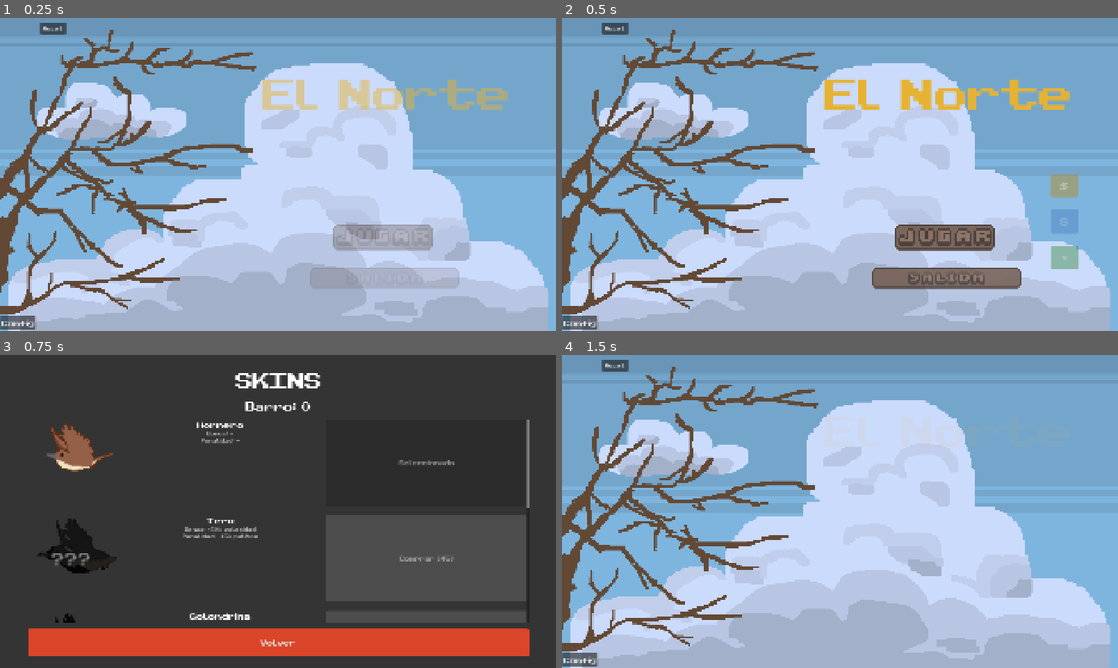
Above: before the commit, frames 1-4 (two rows, left to right).
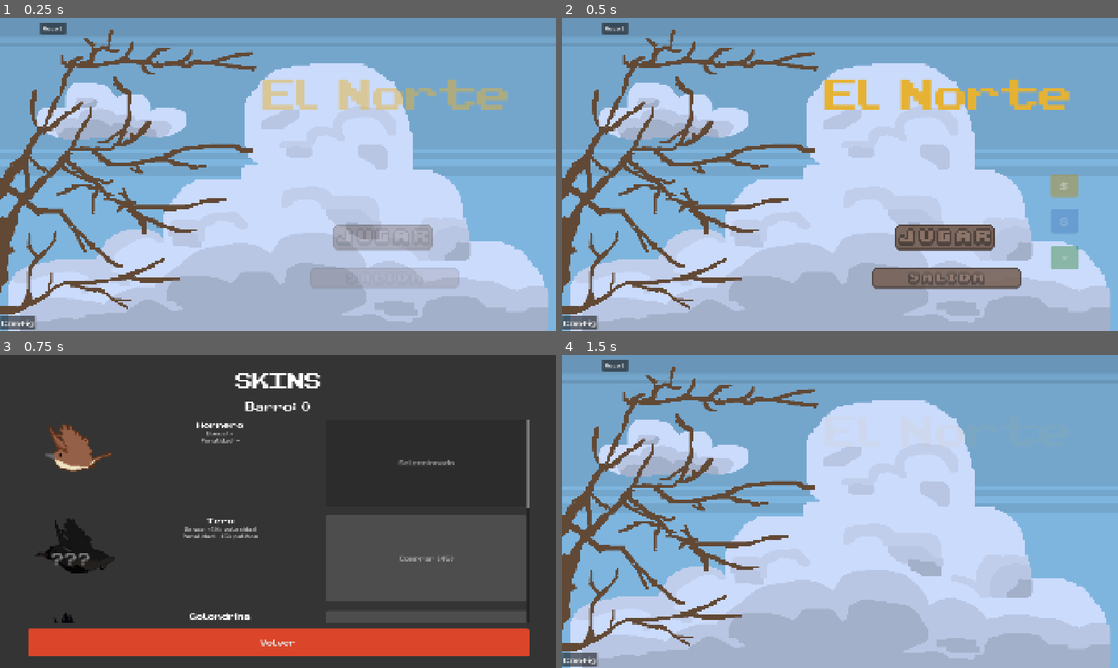
Above: after the commit, the same moments.

Repository: TomasMoreno21/El-Norte
Game: Godot game, scene res://scenes/menu/menu.tscn
Two runs of this game, one before a commit and one after it. Both use one fixed random seed, a clock stepped at 60 frames per second and the inputs below.
Inputs:
- Up to frame 1 (0.25 s): no input
- Up to frame 2 (0.5 s): no input
- Up to frame 3 (0.75 s): click "S" at 0.5 s
- Up to frame 4 (1.5 s): click "Volver" at 1.25 s

Frames 1-2 are identical in both runs. In frame 3, 0.4% of the frame differs, in the area x 8-21%, y 21-86%; in frame 4, nothing differs.

Commit message:
fix: padding en labels del popup de logros para que el texto no se salga

Diff:
--- a/scenes/data_manager/data_manager.gd
+++ b/scenes/data_manager/data_manager.gd
@@ -487,17 +487,19 @@
 	name_lbl.text = info["name"]
 	name_lbl.add_theme_font_size_override("font_size", 22)
 	name_lbl.add_theme_color_override("font_color", Color(1, 0.85, 0.2))
-	name_lbl.position = Vector2(0, 6)
-	name_lbl.size = Vector2(350, 34)
+	name_lbl.position = Vector2(8, 6)
+	name_lbl.size = Vector2(334, 34)
 	name_lbl.horizontal_alignment = HORIZONTAL_ALIGNMENT_CENTER
+	name_lbl.autowrap_mode = TextServer.AUTOWRAP_WORD_SMART
 
 	var desc_lbl := Label.new()
 	desc_lbl.text = info["desc"]
 	desc_lbl.add_theme_font_size_override("font_size", 14)
 	desc_lbl.add_theme_color_override("font_color", Color(0.7, 0.7, 0.7))
-	desc_lbl.position = Vector2(0, 46)
-	desc_lbl.size = Vector2(350, 32)
+	desc_lbl.position = Vector2(8, 46)
+	desc_lbl.size = Vector2(334, 32)
 	desc_lbl.horizontal_alignment = HORIZONTAL_ALIGNMENT_CENTER
+	desc_lbl.autowrap_mode = TextServer.AUTOWRAP_WORD_SMART
 
 	bg.add_child(name_lbl)
 	bg.add_child(desc_lbl)
--- a/scenes/skins/skins.gd
+++ b/scenes/skins/skins.gd
@@ -59,7 +59,7 @@
 		tr.stretch_mode = TextureRect.STRETCH_KEEP_ASPECT_CENTERED
 		tr.mouse_filter = 2
 		tr.position = Vector2(15, 10)
-		tr.custom_minimum_size = Vector2(310, 267)
+		tr.custom_minimum_size = Vector2(300, 267)
 		container.add_child(tr)
 		if not owned:
 			tr.modulate = Color(0.15, 0.15, 0.15, 1.0)
